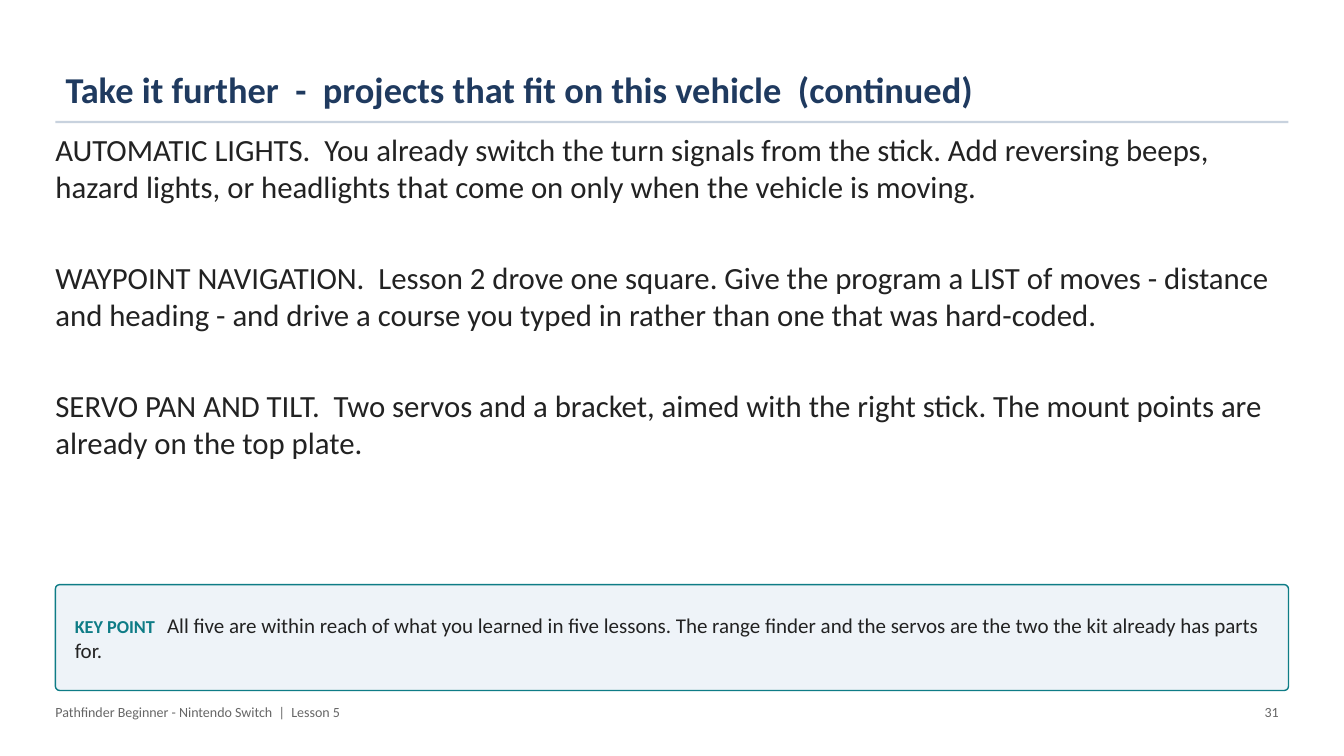
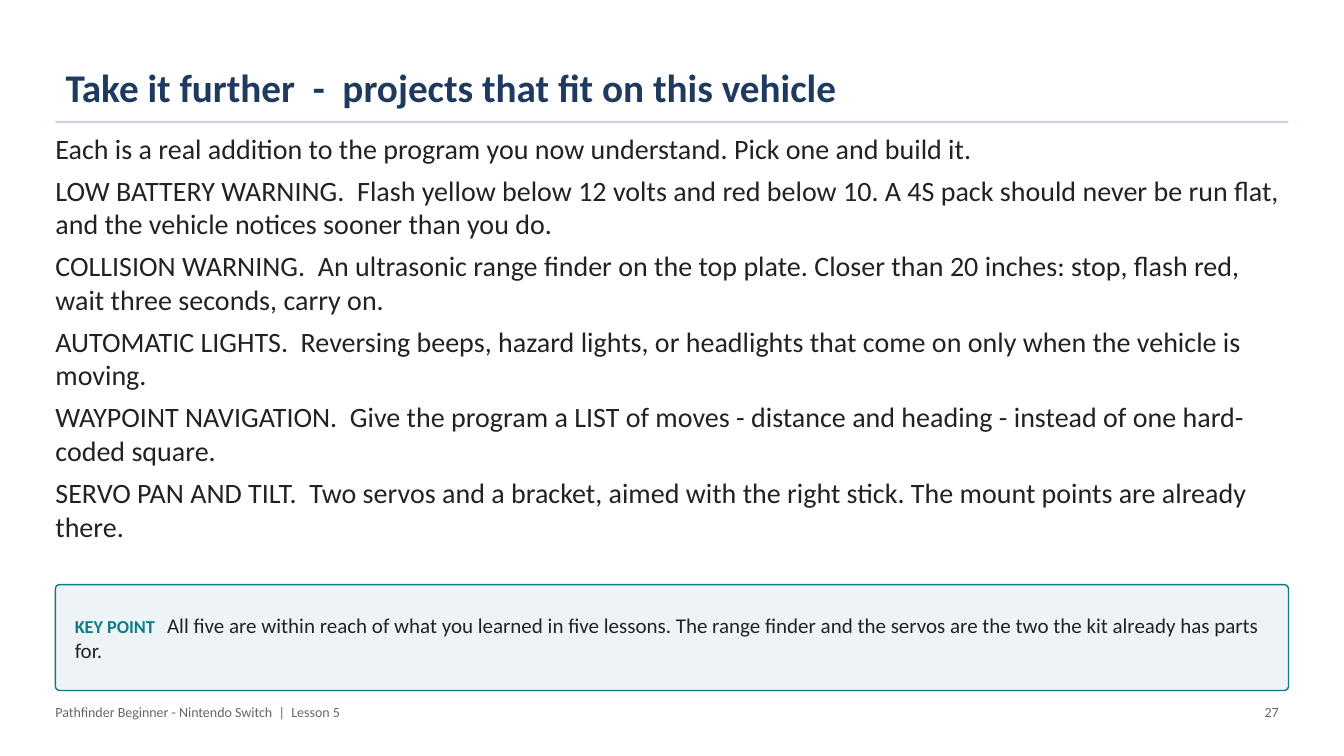
Before and after one commit to PorpoiseRobotics/porpoise-robotics, a slide deck: slide 28 of ground-vehicle/docs/courses/beginner-switch/l5_maneuvers_with_lights.pptx (slide 32 before the commit). Drawn at 1344x756 pixels with LibreOffice and Linux fonts; fonts in the diff are those of the drawing. Boxes give left, top, right and bottom in pixels: in the first picture for what was removed or moved away, otherwise in the second. Text is boxed around its words. In the diff, an @@ line names an element or a change of style, - is before the commit and + after.

```diff
--- a/ground-vehicle/docs/courses/beginner-switch/l5_maneuvers_with_lights.pptx
+++ b/ground-vehicle/docs/courses/beginner-switch/l5_maneuvers_with_lights.pptx
@@ title at box(66, 74, 836, 109): text changed; size 26 to 28 pt @@
-Take it further - projects that fit on this vehicle (continued)
+Take it further - projects that fit on this vehicle
@@ text at box(55, 139, 1278, 537): text changed; size 22 to 20 pt @@
-AUTOMATIC LIGHTS. You already switch the turn signals from the stick. Add reversing beeps, hazard lights, or headlights that come on only when the vehicle is moving.
-WAYPOINT NAVIGATION. Lesson 2 drove one square. Give the program a LIST of moves - distance and heading - and drive a course you typed in rather than one that was hard-coded.
-SERVO PAN AND TILT. Two servos and a bracket, aimed with the right stick. The mount points are already on the top plate.
+Each is a real addition to the program you now understand. Pick one and build it.
+LOW BATTERY WARNING. Flash yellow below 12 volts and red below 10. A 4S pack should never be run flat, and the vehicle notices sooner than you do.
+COLLISION WARNING. An ultrasonic range finder on the top plate. Closer than 20 inches: stop, flash red, wait three seconds, carry on.
+AUTOMATIC LIGHTS. Reversing beeps, hazard lights, or headlights that come on only when the vehicle is moving.
+WAYPOINT NAVIGATION. Give the program a LIST of moves - distance and heading - instead of one hard-coded square.
+SERVO PAN AND TILT. Two servos and a bracket, aimed with the right stick. The mount points are already there.
@@ text at box(1265, 708, 1279, 717): text changed @@
-31
+27
```
Also in this commit, not shown: 28 other slides changed, 6 slides removed, 16 other files.
